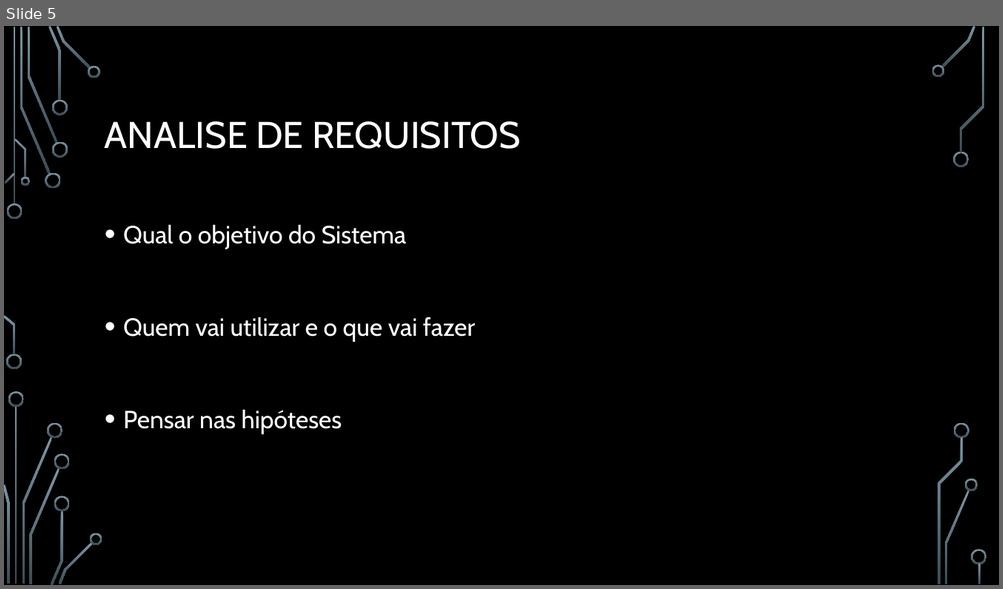
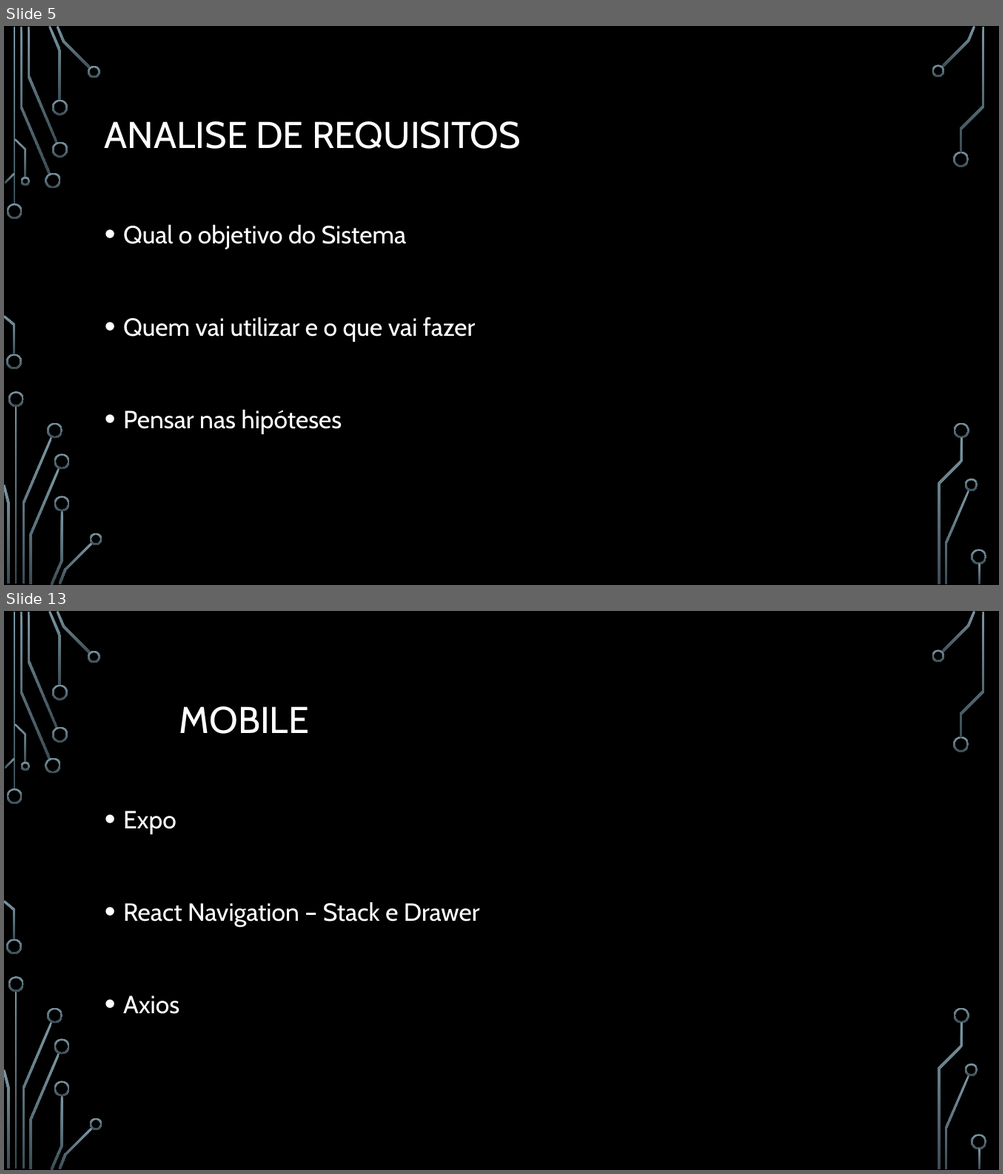
Before and after one commit to thomassds/Eventicket, a slide deck: Apresentação/Eventickets.pptx. Shown one above the other, each under a label of ours: slide 5 before the commit, slides 5 and 13 after it; the slides between them are not shown. The pictures are 1003x589 and 1003x1174 pixels, drawn with LibreOffice and Linux fonts; fonts in the diff are those of the drawing; background and template pictures are left out. Boxes give left, top, right and bottom in pixels: in the first picture for what was removed or moved away, otherwise in the second. Text is boxed around its words. In the diff, an @@ line names an element or a change of style, - is before the commit and + after.

```diff
--- a/Apresentação/Eventickets.pptx
+++ b/Apresentação/Eventickets.pptx
@@ slide 13 added at (4,611,999,1170), background picture (left out); not listed: 36 template elements that a slide beside it also shows @@
@@ title added at (179,706,309,734), 36 pt, text #FFFFFF @@
+MOBILE
@@ text added at (123,811,480,1014), 24 pt, text #FFFFFF @@
+• Expo
+• React Navigation – Stack e Drawer
+• Axios
```
Also in this commit, not shown: 12 other slides added, 30 other files.
